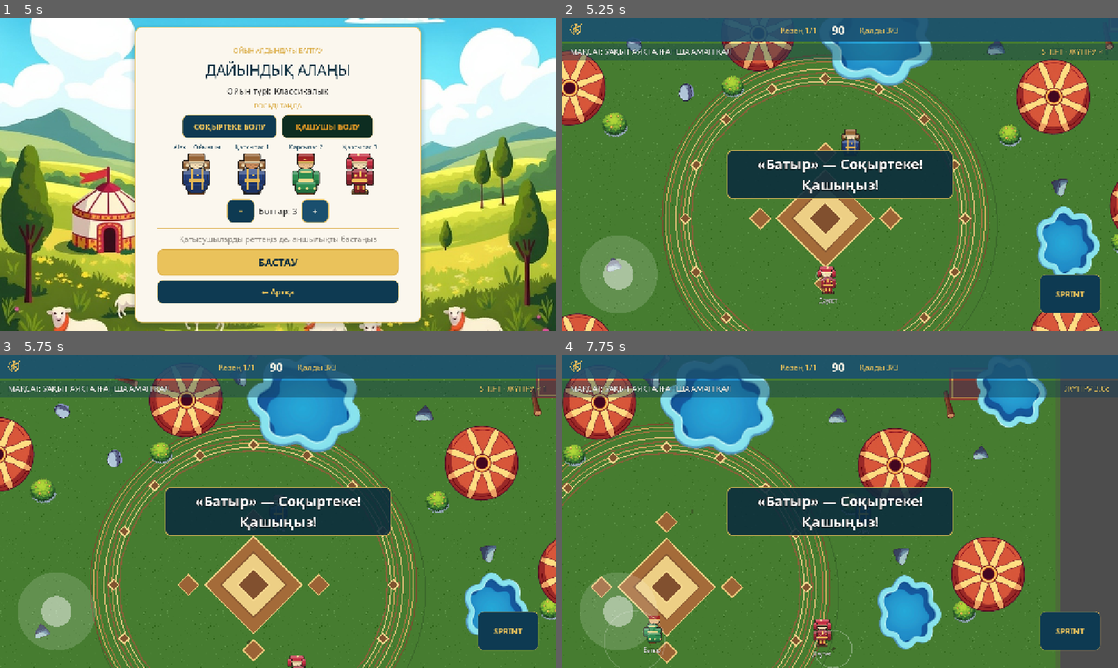
Above: before the commit, frames 1-4 (two rows, left to right).
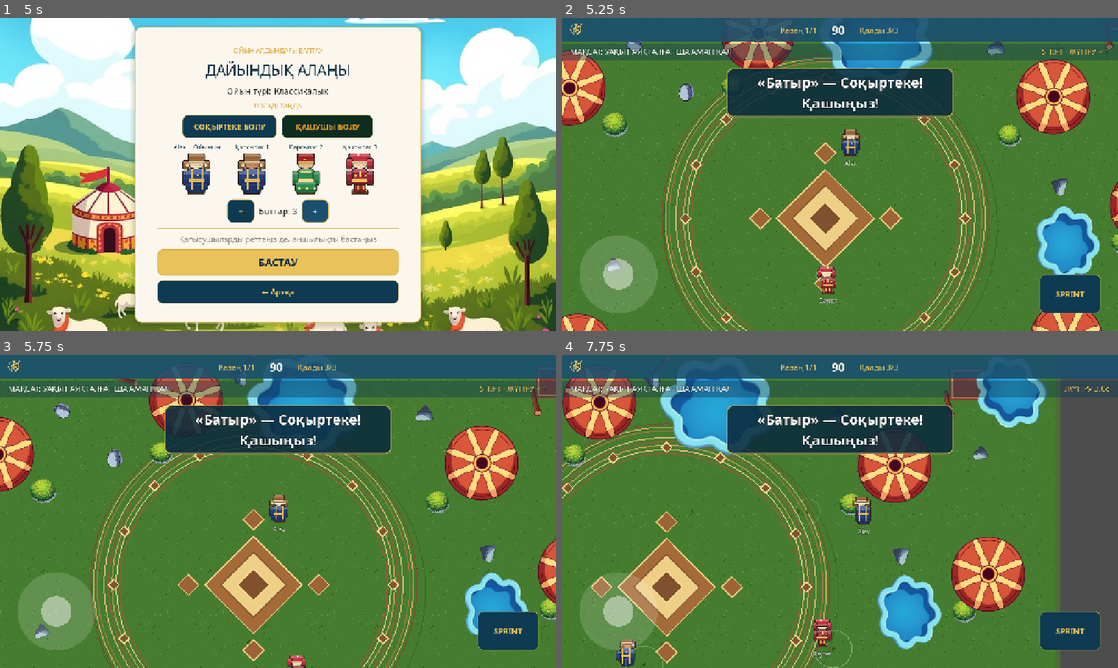
Above: after the commit, the same moments.

Repository: mmeirbek/sanlaq
Game: Godot game, scene res://scenes/ui/main_menu.tscn
The game is run twice, just before and just after one commit, with the same random seed, the same clock (stepped at 60 frames per second) and the same inputs.
Inputs (mouse positions are in pixels of both pictures, inside the frame that each line leads up to):
- Up to frame 1 (5 s): click (205, 124) at 0.52 s; type "Alex" at 0.6 s; click "ОЙНАУ" at 1.25 s; click "СОҚЫРТЕКЕ БОЛУ" at 2 s; click "ҚАШУШЫ БОЛУ" at 2.75 s; click "−" at 3.5 s; click "+" at 4.25 s
- Up to frame 2 (5.25 s): click "БАСТАУ" at 5 s
- Up to frame 3 (5.75 s): no input
- Up to frame 4 (7.75 s): tap Enter at 5.75 s; move the mouse to (962, 495) at 5.77 s; hold D (move_right) 5.78-6.5 s; hold Shift (sprint) 5.78-6.5 s; click (962, 495) at 5.92 s; drag from (728, 527) to (867, 511) at 6.52 s; move the mouse to (895, 442) at 7.27 s; hold D (move_right) from 7.28 s (still down); hold Shift (sprint) from 7.28 s (still down); tap E at 7.35 s

Frame 1 is identical in both runs. In frame 2, 13% of the frame differs, in the area x 29-71%, y 16-58%; in frame 3, 13%; in frame 4, 13%, in the area x 7-71%, y 16-100%.

Commit message:
Соқыртеке пауза, фикс кнопки выхода, поведение ботов, телеметрия станций
- Соқыртеке (бот и игрок) замирает на headstart-таймер в начале раунда —
  раньше бот сразу шёл в погоню, и у беглеца не было времени разбежаться.
- Уведомления (туман, поимка и т.д.) перенесены из центра экрана под
  верхние бары HUD.
- Исправлен QuitDialog в главном меню — окно подтверждения выхода рендерилось
  за пределами видимой области экрана.
- Погоня бота-соқыртеке теперь тоже обходит препятствия/юрты (раньше это
  делали только блуждающие боты), и у ботов появилось лёгкое отталкивание
  друг от друга — меньше "слипания" в толпу.
- Скорость бота-соқыртеке снижена на 8% (не затрагивает игрока-соқыртеке).
- Добавлена лёгкая телеметрия станций (autoload/telemetry.gd): часы игры,
  нажатия кнопок, использование способностей, результаты раундов, ошибки
  загрузки — пишутся локально и раз в 30с отправляются в Google Sheet
  через Apps Script (tools/telemetry_apps_script.gs) для B2B-пилота.

Co-Authored-By: Claude Sonnet 5 <noreply@anthropic.com>
Claude-Session: https://claude.ai/code/session_01Sazr5fjqnXUmcf3aBpkHQA

Diff:
--- a/autoload/scene_router.gd
+++ b/autoload/scene_router.gd
@@ -56,6 +56,8 @@
 	return data
 
 func quit() -> void:
+	Telemetry.log_event("session_end", {"seconds_played": Telemetry.session_seconds()})
+	Telemetry.flush()
 	get_tree().quit()
 
 func _change_scene(to: String) -> void:
@@ -64,5 +66,7 @@
 		from = get_tree().current_scene.scene_file_path
 	if from == to:
 		return
-	get_tree().change_scene_to_file(to)
+	var err := get_tree().change_scene_to_file(to)
+	if err != OK:
+		Telemetry.log_error("change_scene_to_file failed with error %d" % err, to)
 	scene_changed.emit(from, to)
--- /dev/null
+++ b/autoload/telemetry.gd
@@ -0,0 +1,151 @@
+extends Node
+## Лёгкая телеметрия для B2B-станций: часы игры, использование способностей/кнопок,
+## ошибки. Пока ENDPOINT_URL пуст — всё копится только локально в user://telemetry_queue.jsonl,
+## сеть не трогается. Заполните ENDPOINT_URL адресом развёрнутого Apps Script
+## (см. tools/telemetry_apps_script.gs), чтобы события начали улетать на сервер.
+
+const STATION_FILE := "user://station.json"
+const QUEUE_FILE := "user://telemetry_queue.jsonl"
+const FLUSH_INTERVAL := 30.0
+const MAX_QUEUE_LOCAL := 500  # не даём файлу расти бесконечно на офлайн-станции
+
+const ENDPOINT_URL := "https://script.google.com/macros/s/AKfycbzcWNnnXMXUEXwAXGq-srpvnYQ_uYJvVQ0zHVekg1aYHtAnXltyBShvnGHhA95dlM7I/exec"
+
+var station_id: String = ""
+var venue_label: String = "unlabeled"
+
+var _session_start_unix: int = 0
+var _http: HTTPRequest
+var _flush_timer: float = 0.0
+var _flushing: bool = false
+
+func _ready() -> void:
+	_load_station()
+	_http = HTTPRequest.new()
+	add_child(_http)
+	_http.request_completed.connect(_on_flush_response)
+	_session_start_unix = Time.get_unix_time_from_system()
+	log_event("session_start")
+
+func _process(delta: float) -> void:
+	_flush_timer -= delta
+	if _flush_timer <= 0.0:
+		_flush_timer = FLUSH_INTERVAL
+		flush()
+
+func _notification(what: int) -> void:
+	if what == NOTIFICATION_WM_CLOSE_REQUEST:
+		_log_session_end()
+
+func log_event(event_type: String, payload: Dictionary = {}) -> void:
+	_append_local({
+		"ts": Time.get_datetime_string_from_system(true),
+		"station_id": station_id,
+		"venue": venue_label,
+		"event": event_type,
+		"payload": payload,
+	})
+
+func log_error(message: String, context: String = "") -> void:
+	push_warning("Telemetry error [%s]: %s" % [context, message])
+	log_event("error", {"message": message, "context": context})
+
+func flush() -> void:
+	if _flushing or ENDPOINT_URL.is_empty():
+		return
+	var rows := _read_queue()
+	if rows.is_empty():
+		return
+	_flushing = true
+	var body := JSON.stringify({"rows": rows})
+	var err := _http.request(ENDPOINT_URL, ["Content-Type: text/plain"], HTTPClient.METHOD_POST, body)
+	if err != OK:
+		_flushing = false
+
+func session_seconds() -> int:
+	return int(Time.get_unix_time_from_system() - _session_start_unix)
+
+func _log_session_end() -> void:
+	log_event("session_end", {"seconds_played": session_seconds()})
+	flush()
+
+func _on_flush_response(result: int, code: int, _headers: PackedStringArray, _body: PackedByteArray) -> void:
+	_flushing = false
+	if result == HTTPRequest.RESULT_SUCCESS and code == 200:
+		_clear_queue()
+
+func _load_station() -> void:
+	if FileAccess.file_exists(STATION_FILE):
+		var f := FileAccess.open(STATION_FILE, FileAccess.READ)
+		var data: Variant = JSON.parse_string(f.get_as_text())
+		f.close()
+		if data is Dictionary:
+			station_id = data.get("station_id", "")
+			venue_label = data.get("venue", "unlabeled")
+	if station_id.is_empty():
+		station_id = _generate_id()
+	var venue_from_launch := _read_venue_from_launch()
+	if not venue_from_launch.is_empty():
+		venue_label = venue_from_launch
+	_save_station()
+
+func _read_venue_from_launch() -> String:
+	for arg in OS.get_cmdline_user_args():
+		if arg.begins_with("--venue="):
+			return arg.substr(8)
+	if OS.has_feature("web"):
+		var query: Variant = JavaScriptBridge.eval("window.location.search", true)
+		if typeof(query) == TYPE_STRING and (query as String).find("venue=") != -1:
+			for pair in (query as String).lstrip("?").split("&"):
+				var kv := pair.split("=")
+				if kv.size() == 2 and kv[0] == "venue":
+					return kv[1].uri_decode()
+	return ""
+
+func _save_station() -> void:
+	var f := FileAccess.open(STATION_FILE, FileAccess.WRITE)
+	if f:
+		f.store_string(JSON.stringify({"station_id": station_id, "venue": venue_label}))
+		f.close()
+
+func _generate_id() -> String:
+	var chars := "abcdefghijklmnopqrstuvwxyz0123456789"
+	var out := "st_"
+	for i in 10:
+		out += chars[randi() % chars.length()]
+	return out
+
+func _append_local(row: Dictionary) -> void:
+	var lines: Array = []
+	if FileAccess.file_exists(QUEUE_FILE):
+		var f := FileAccess.open(QUEUE_FILE, FileAccess.READ)
+		var text := f.get_as_text()
+		f.close()
+		if not text.is_empty():
+			lines = text.split("\n", false)
+	lines.append(JSON.stringify(row))
+	if lines.size() > MAX_QUEUE_LOCAL:
+		lines = lines.slice(lines.size() - MAX_QUEUE_LOCAL)
+	var out := FileAccess.open(QUEUE_FILE, FileAccess.WRITE)
+	if out:
+		out.store_string("\n".join(lines))
+		out.close()
+
+func _read_queue() -> Array:
+	if not FileAccess.file_exists(QUEUE_FILE):
+		return []
+	var f := FileAccess.open(QUEUE_FILE, FileAccess.READ)
+	var text := f.get_as_text()
+	f.close()
+	var out: Array = []
+	for line in text.split("\n", false):
+		var data: Variant = JSON.parse_string(line)
+		if data is Dictionary:
+			out.append(data)
+	return out
+
+func _clear_queue() -> void:
+	var f := FileAccess.open(QUEUE_FILE, FileAccess.WRITE)
+	if f:
+		f.store_string("")
+		f.close()
--- a/project.godot
+++ b/project.godot
@@ -24,6 +24,7 @@
 GameSettings="*res://autoload/game_settings.gd"
 MusicAudio="*res://autoload/music_audio.gd"
 SceneRouter="*res://autoload/scene_router.gd"
+Telemetry="*res://autoload/telemetry.gd"
 
 [display]
 
@@ -41,11 +42,6 @@
 [gui]
 
 theme/custom="res://resources/ui/sanlaq_theme.tres"
-
-[internationalization]
-
-locale/translations=PackedStringArray("res://assets/i18n/ui_strings.en.translation", "res://assets/i18n/ui_strings.kk.translation")
-locale/fallback="kk"
 
 [input]
 
@@ -119,6 +115,11 @@
 
 pointing/emulate_touch_from_mouse=true
 
+[internationalization]
+
+locale/translations=PackedStringArray("res://assets/i18n/ui_strings.en.translation", "res://assets/i18n/ui_strings.kk.translation")
+locale/fallback="kk"
+
 [rendering]
 
 textures/canvas_textures/default_texture_filter=0
--- a/scenes/ui/main_menu.gd
+++ b/scenes/ui/main_menu.gd
@@ -49,19 +49,25 @@
 func _on_play_pressed() -> void:
 	if not _require_nickname():
 		return
+	Telemetry.log_event("button_press", {"button": "play"})
 	SceneRouter.go_to_lobby({"mode": "classic", "bots": 3})
 
 func _on_wardrobe_pressed() -> void:
+	Telemetry.log_event("button_press", {"button": "wardrobe"})
 	SceneRouter.go_to_wardrobe()
 
 func _on_codex_pressed() -> void:
+	Telemetry.log_event("button_press", {"button": "codex"})
 	SceneRouter.go_to_codex()
 
 func _on_about_pressed() -> void:
+	Telemetry.log_event("button_press", {"button": "about"})
 	SceneRouter.go_to_about()
 
 func _on_settings_pressed() -> void:
+	Telemetry.log_event("button_press", {"button": "settings"})
 	SceneRouter.go_to_settings()
 
 func _on_quit_pressed() -> void:
+	Telemetry.log_event("button_press", {"button": "quit"})
 	quit_dialog.open()
--- a/scenes/ui/main_menu.tscn
+++ b/scenes/ui/main_menu.tscn
@@ -279,13 +279,6 @@
 
 [node name="QuitDialog" parent="." unique_id=1981012805 instance=ExtResource("5")]
 unique_name_in_owner = true
-layout_mode = 1
-offset_left = 33.0
-offset_top = 930.0
-offset_right = 33.0
-offset_bottom = 930.0
-grow_horizontal = 2
-grow_vertical = 2
 dialog_title = "Шығу"
 dialog_message = "Ойыннан шығасыз ба?"
 
--- a/scenes/ui/settings.tscn
+++ b/scenes/ui/settings.tscn
@@ -89,7 +89,7 @@
 theme_override_font_sizes/font_size = 18
 text = "← Артқа"
 
-[node name="LanguageBtn" type="Button" parent="." unique_id=3120586447]
+[node name="LanguageBtn" type="Button" parent="." unique_id=-1174380849]
 unique_name_in_owner = true
 layout_mode = 1
 anchors_preset = 1
@@ -200,7 +200,7 @@
 layout_mode = 0
 offset_left = 708.0
 offset_top = 166.0
-offset_right = 1192.0
+offset_right = 1184.0
 offset_bottom = 516.0
 theme_override_styles/panel = SubResource("StyleBoxFlat_rank_card")
 
--- a/scenes/world/game.gd
+++ b/scenes/world/game.gd
@@ -97,6 +97,7 @@
 
 func _on_runner_sprint_changed(time_left: float, _uses_left: int, player: Player) -> void:
 	if player == match_mgr.human_player and time_left >= Player.RUNNER_SPRINT_DURATION:
+		Telemetry.log_event("ability_used", {"ability": "sprint"})
 		game_audio.play_sprint()
 
 func _wire_catch_areas() -> void:
@@ -244,6 +245,12 @@
 	results["human_won"] = human_won
 	results["correct_answers"] = _correct_answers
 	results["career"] = SaveManager.record_match(human_won, _correct_answers)
+	Telemetry.log_event("round_result", {
+		"role": _selected_role,
+		"bots": _bots.size(),
+		"human_won": human_won,
+		"correct_answers": _correct_answers,
+	})
 	if winner == "sokyroteke":
 		game_hud.show_message(tr("ЖЕҢІС: Соқыртеке!"), 2.0)
 	else:
@@ -288,6 +295,7 @@
 		return
 	_echo_uses -= 1
 	_echo_time = 3.0
+	Telemetry.log_event("ability_used", {"ability": "echo"})
 	game_audio.play_echo()
 	game_hud.show_message(tr("ҮН ТЫҢДАУ ІСКЕ ҚОСЫЛДЫ"), 1.5)
 
--- a/scenes/world/game.tscn
+++ b/scenes/world/game.tscn
@@ -250,28 +250,27 @@
 [node name="MessageBg" type="Panel" parent="CanvasLayer/GameHUD" unique_id=781540207]
 anchors_preset = 8
 anchor_left = 0.5
-anchor_top = 0.5
-anchor_right = 0.5
-anchor_bottom = 0.5
+anchor_top = 0.0
+anchor_right = 0.5
+anchor_bottom = 0.0
 offset_left = -260.0
-offset_top = -56.0
+offset_top = 116.0
 offset_right = 260.0
-offset_bottom = 56.0
-grow_horizontal = 2
-grow_vertical = 2
+offset_bottom = 228.0
+grow_horizontal = 2
 theme_override_styles/panel = SubResource("StyleBoxFlat_message")
 
 [node name="MessageLabel" type="Label" parent="CanvasLayer/GameHUD" unique_id=1411516660]
 visible = false
 anchors_preset = 8
 anchor_left = 0.5
-anchor_top = 0.5
-anchor_right = 0.5
-anchor_bottom = 0.5
+anchor_top = 0.0
+anchor_right = 0.5
+anchor_bottom = 0.0
 offset_left = -240.0
-offset_top = -52.0
+offset_top = 120.0
 offset_right = 240.0
-offset_bottom = 52.0
+offset_bottom = 224.0
 theme_override_colors/font_color = Color(1, 1, 1, 1)
 theme_override_colors/font_outline_color = Color(0, 0, 0, 1)
 theme_override_constants/outline_size = 4
--- a/scripts/ai/bot_agent.gd
+++ b/scripts/ai/bot_agent.gd
@@ -80,6 +80,7 @@
 
 	if _current_state != BotState.HIDE:
 		dir = _avoid_obstacles(dir)
+		dir = _avoid_other_bots(dir)
 
 	if dir.length() > 1.0:
 		dir = dir.normalized()
@@ -174,10 +175,15 @@
 			randf_range(b.position.y + 80, b.end.y - 80)
 		)
 
+const SOKYROTEKE_BOT_SPEED_MULT := 0.92  # чуть баяулатады — тек бот соқыртекеге, ойыншыға тимейді
+
 func _process_sokyroteke(delta: float) -> void:
-	_player.set_bot_speed_mult(1.0)
+	_player.set_bot_speed_mult(SOKYROTEKE_BOT_SPEED_MULT)
 	if _last_seen_timer > 0.0:
 		_last_seen_timer -= delta
+
+	var dir := Vector2.ZERO
+	var sprint := false
 
 	for p in _match_mgr.players:
 		if p == _player or not p.is_alive():
@@ -192,7 +198,9 @@
 		if to_p.length() < detection_range:
 			_last_seen_pos = p.global_position
 			_last_seen_timer = MEMORY_DURATION
-			_player._controller.set_remote_input(to_p.normalized(), true)
+			dir = to_p.normalized()
+			sprint = true
+			_player._controller.set_remote_input(_avoid_obstacles(dir), sprint)
 			return
 
 	if _last_seen_timer > 0.0:
@@ -200,11 +208,14 @@
 		# instantly forgetting and picking a fresh random point the moment they duck away.
 		var to_last := _last_seen_pos - _player.global_position
 		if to_last.length() > 16.0:
-			_player._controller.set_remote_input(to_last.normalized(), true)
+			dir = to_last.normalized()
+			_player._controller.set_remote_input(_avoid_obstacles(dir), true)
 			return
 
-	var dir := (_map.get_random_spawn() - _player.global_position).normalized()
-	_player._controller.set_remote_input(dir, false)
+	dir = (_map.get_random_spawn() - _player.global_position).normalized()
+	# A blind beeline toward the target can wedge the seeker against a rock/yurt with
+	# nothing to route around it — this is what made it look "stuck in one place".
+	_player._controller.set_remote_input(_avoid_obstacles(dir), false)
 
 func _avoid_obstacles(dir: Vector2) -> Vector2:
 	if dir.length() < 0.1:
@@ -224,3 +235,18 @@
 			var away := -to_yurt.normalized()
 			dir = dir * 0.6 + away * 0.4
 	return dir
+
+func _avoid_other_bots(dir: Vector2) -> Vector2:
+	if dir.length() < 0.1:
+		return dir
+	# Wandering/fleeing bots have no personal space otherwise and end up clumped
+	# together in a corner or doorway, which reads as "stuck to each other".
+	for p in _match_mgr.players:
+		if p == _player or not p.is_alive():
+			continue
+		var to_p := p.global_position - _player.global_position
+		var dist := to_p.length()
+		if dist > 0.01 and dist < 46.0:
+			var away := -to_p.normalized()
+			dir = dir * 0.5 + away * 0.5
+	return dir
--- a/scripts/entities/character_visual.gd
+++ b/scripts/entities/character_visual.gd
@@ -46,6 +46,8 @@
 	var base_tex := load(BASE_SHEETS[_base_variant]) as Texture2D
 	if base_tex:
 		_base.sprite_frames = _build_frames(base_tex)
+	else:
+		Telemetry.log_error("base sheet failed to load: %s" % BASE_SHEETS[_base_variant], "character_visual")
 
 func set_clothing(slot: ClothingItem.SlotType, item: ClothingItem) -> void:
 	if not is_node_ready():
@@ -65,6 +67,7 @@
 			layer.frame = 0
 			_apply_animation()
 			return
+		Telemetry.log_error("clothing sheet failed to load: %s" % item.texture_path, "character_visual")
 	layer.sprite_frames = null
 	layer.visible = false
 
--- a/scripts/systems/match_manager.gd
+++ b/scripts/systems/match_manager.gd
@@ -65,6 +65,9 @@
 
 	headstart_timer = mode.headstart_secs
 	round_timer = mode.round_base_time + mode.time_per_runner * maxi(0, runners_total - 1)
+
+	# Соқыртеке "жабады көзін": қалғандары тарап үлгергенше қуа алмайды.
+	sokyroteke.set_frozen(true)
 
 	current_state = MatchState.COUNTDOWN
 	match_state_changed.emit(current_state)
@@ -98,6 +101,7 @@
 	if current_state == MatchState.COUNTDOWN:
 		headstart_timer -= delta
 		if headstart_timer <= 0:
+			sokyroteke.set_frozen(false)
 			current_state = MatchState.PLAYING
 			match_state_changed.emit(current_state)
 		return
Not shown, added: tools/telemetry_apps_script.gs
